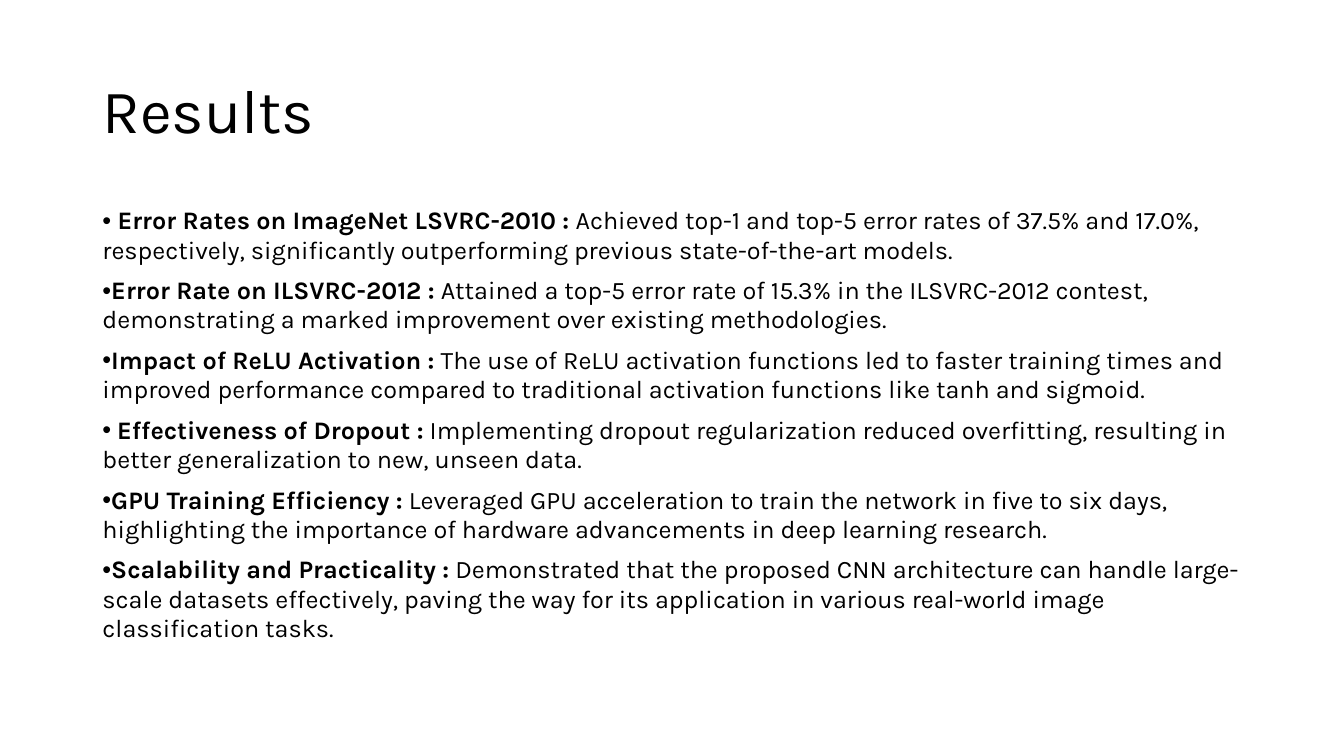
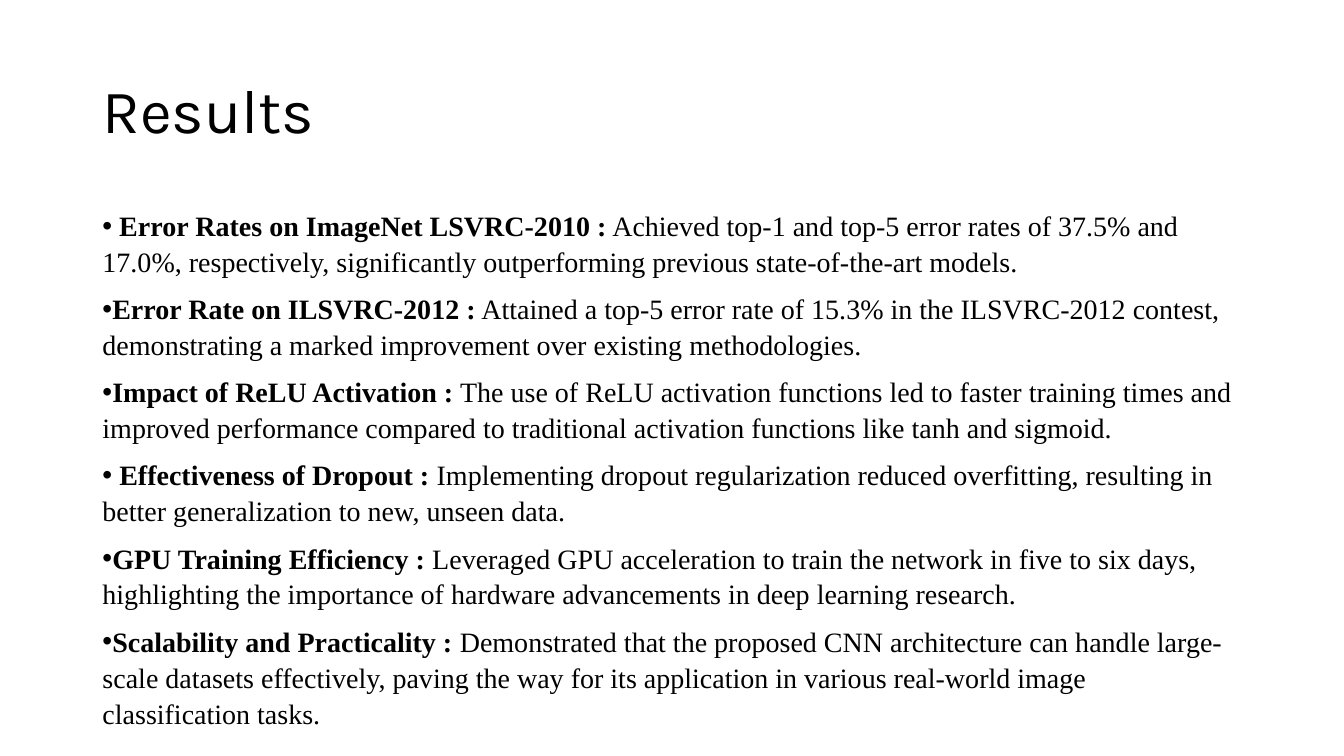
Before and after one commit to VeerendraAriga/NeuralNetwork, a slide deck: slide 12 of Journal/Veerendra ppt presentation neural networks.pptx. Drawn at 1344x756 pixels with LibreOffice and Linux fonts; fonts in the diff are those of the drawing. Boxes give left, top, right and bottom in pixels: in the first picture for what was removed or moved away, otherwise in the second. Text is boxed around its words. In the diff, an @@ line names an element or a change of style, - is before the commit and + after.

```diff
--- a/Journal/Veerendra ppt presentation neural networks.pptx
+++ b/Journal/Veerendra ppt presentation neural networks.pptx
@@ text "Error Rates on ImageNet LSVRC-2010 ..." at bbox=[102, 216, 1231, 693]: size 18 to 20 pt, font Karla to Times New Roman; line spacing 0.97 to 1.07 @@
```
Also in this commit, not shown: 4 other slides changed.
